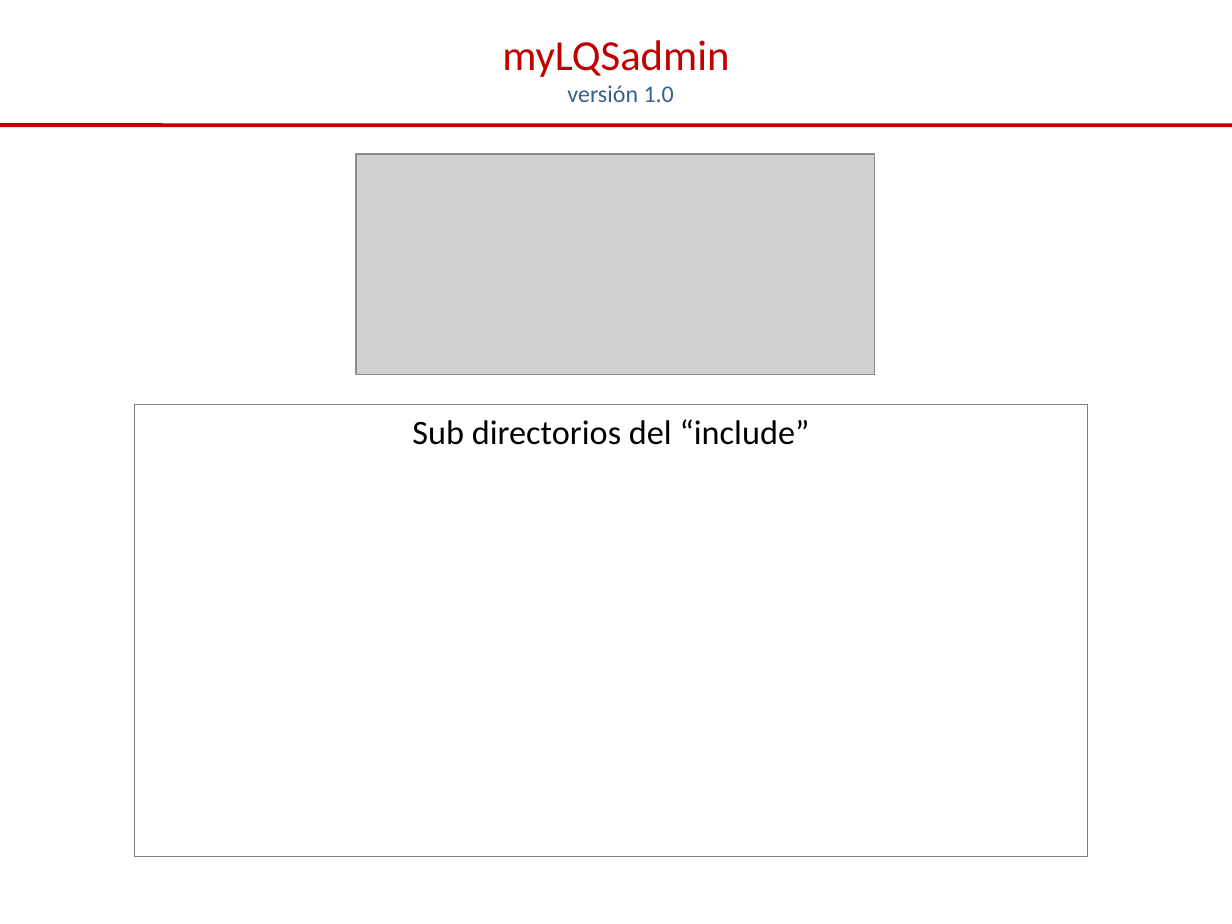
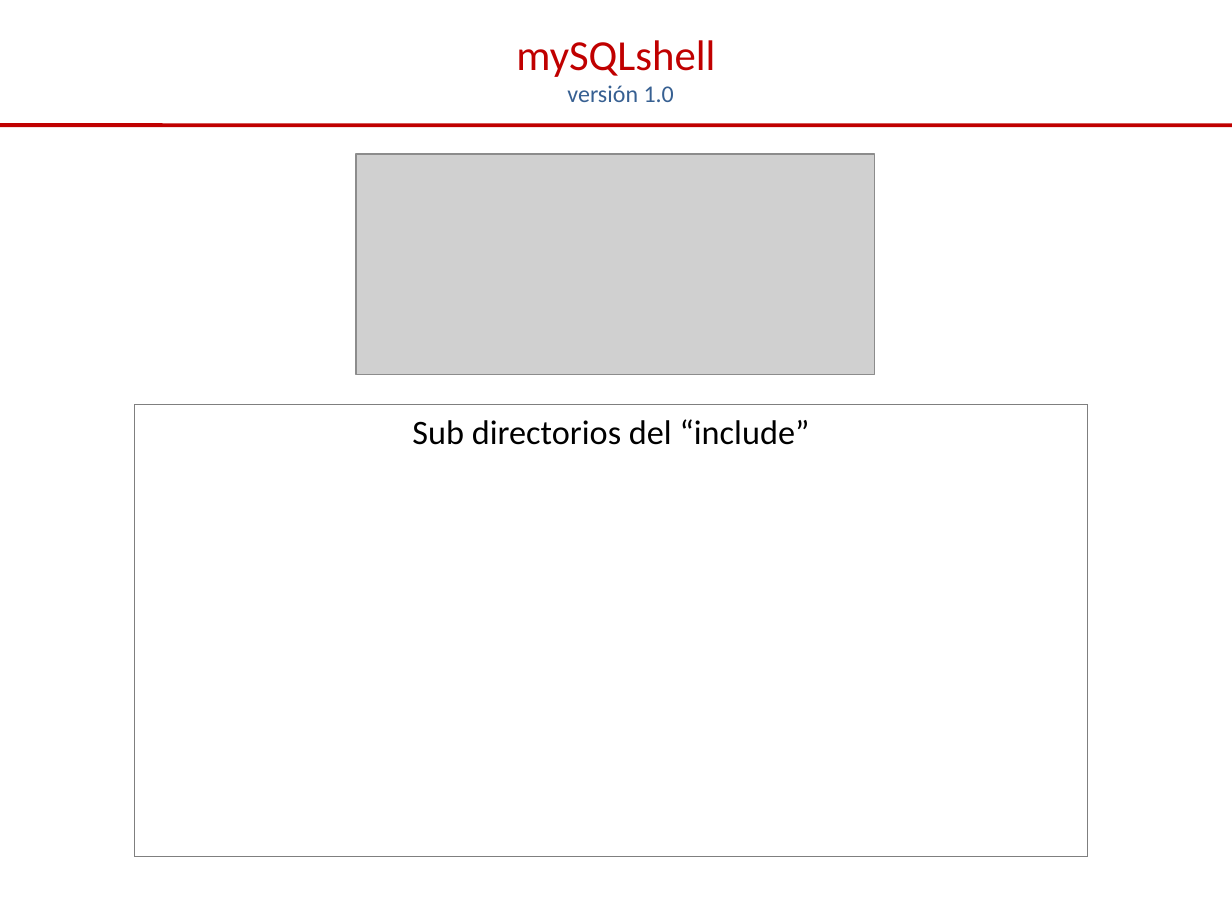
Before and after one commit to iggProjects/mySQLshell, a slide deck: slide 8 of assets/z-readme/myLQShell-readme.ppt (slide 7 before the commit). Drawn at 1232x924 pixels with LibreOffice and Linux fonts; fonts in the diff are those of the drawing; grey boxes stand for pictures. Boxes give left, top, right and bottom in pixels: in the first picture for what was removed or moved away, otherwise in the second. Text is boxed around its words. In the diff, an @@ line names an element or a change of style, - is before the commit and + after.

```diff
--- a/assets/z-readme/myLQShell-readme.ppt
+++ b/assets/z-readme/myLQShell-readme.ppt
@@ title at box(516, 40, 715, 102): text changed @@
-myLQSadmin
-versión 1.0
+mySQLshell
+versión 1.0
```
Also in this commit, not shown: 7 other slides changed, 4 slides added, 3 slides removed, 26 other files.
